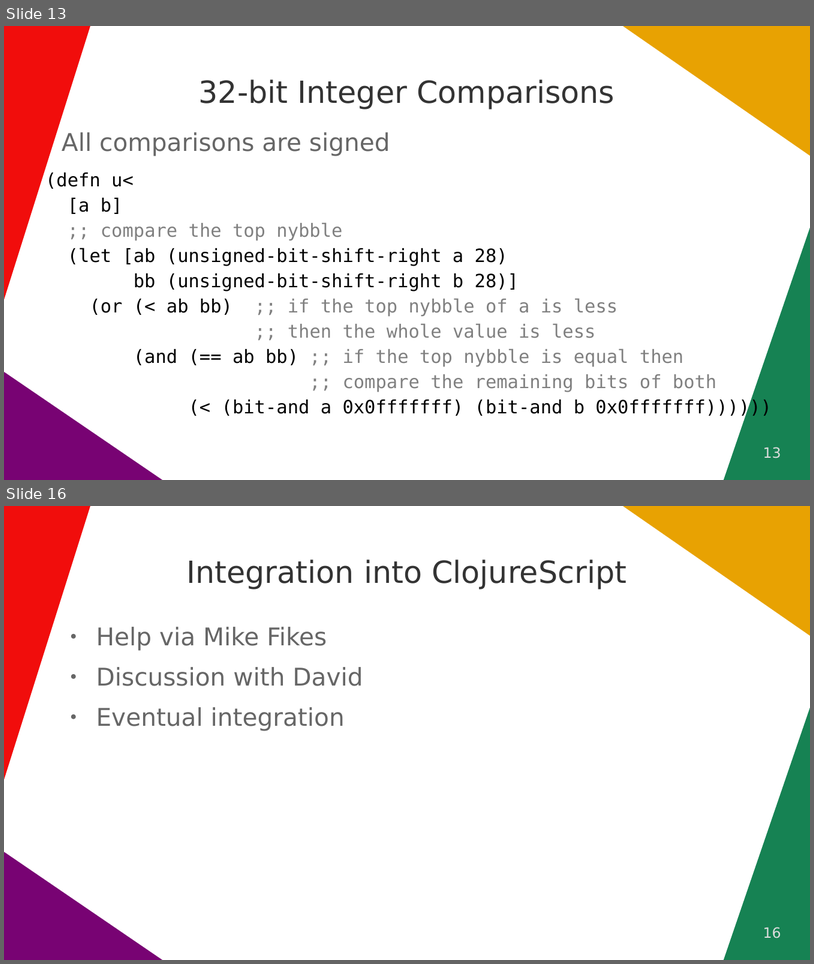
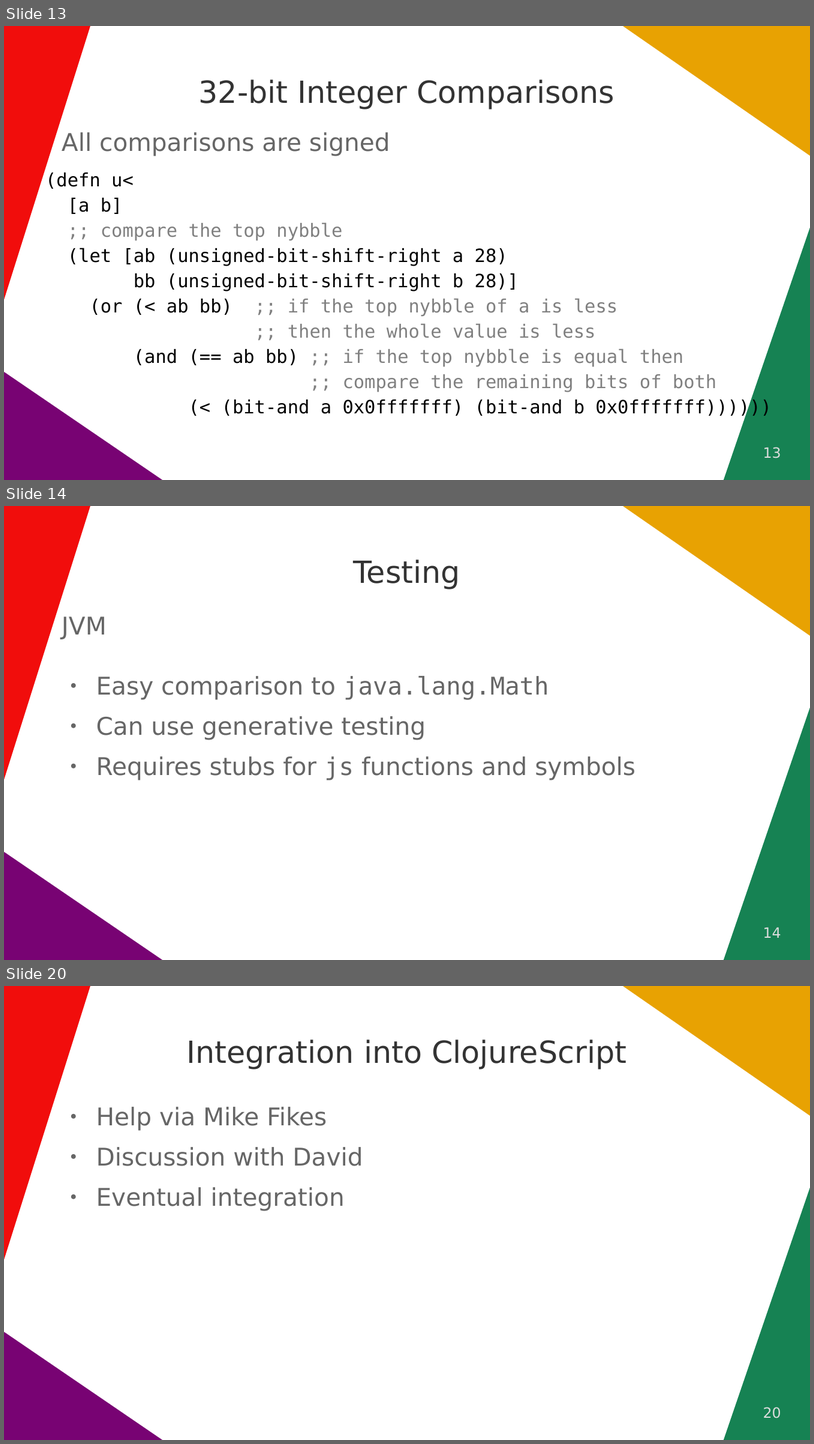
Before and after one commit to quoll/cljs-math, a slide deck: docs/ClojureDays2022.odp. Shown one above the other, each under a label of ours: slides 13 and 16 before the commit, slides 13, 14 and 20 after it; the slides between them are not shown. The pictures are 814x964 and 814x1444 pixels, drawn with LibreOffice and Linux fonts; fonts in the diff are those of the drawing. Boxes give left, top, right and bottom in pixels: in the first picture for what was removed or moved away, otherwise in the second. Text is boxed around its words. In the diff, an @@ line names an element or a change of style, - is before the commit and + after.

Commit message:
Testing slides

```diff
--- a/docs/ClojureDays2022.odp
+++ b/docs/ClojureDays2022.odp
@@ slide 14 added at [4,506,810,960], background #FFFFFF; not listed: 4 template elements that a slide beside it also shows @@
@@ title added at [354,559,461,589], 30 pt, text #333333 @@
+Testing
@@ text added at [62,616,107,639], 24 pt, text #666666 @@
+JVM
@@ text added at [96,676,636,780], 24 pt, text #666666 @@
+● Easy comparison to java.lang.Math
+● Can use generative testing
+● Requires stubs for js functions and symbols
@@ page number added at [764,927,782,937], 14 pt, text #DDDDDD @@
+14
@@ what was slide 16 is now slide 20 @@
@@ page number at [764,1407,782,1418]: text changed @@
-16
+20
```
Also in this commit, not shown: 1 slide changed, 4 other slides added, 1 slide removed.
